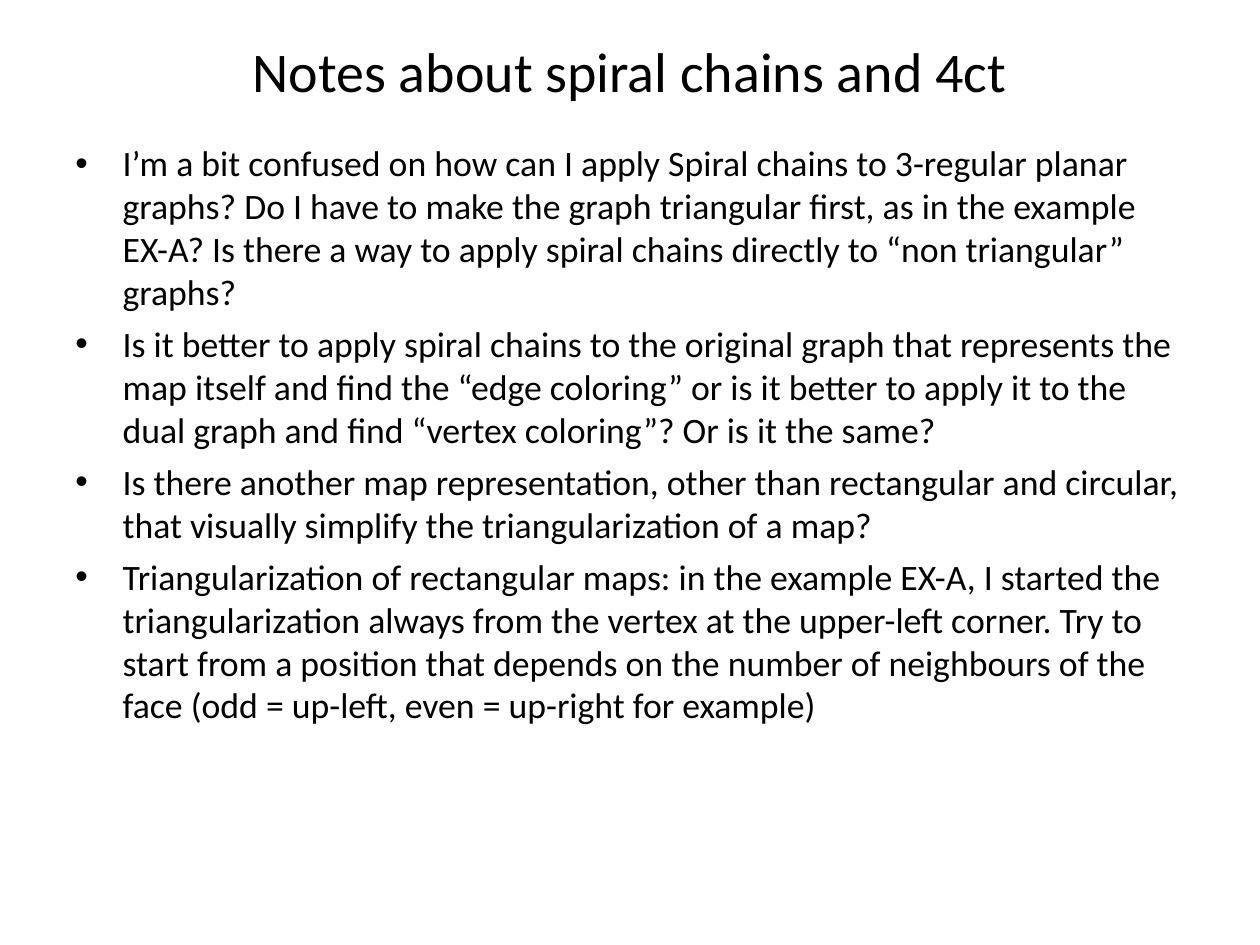
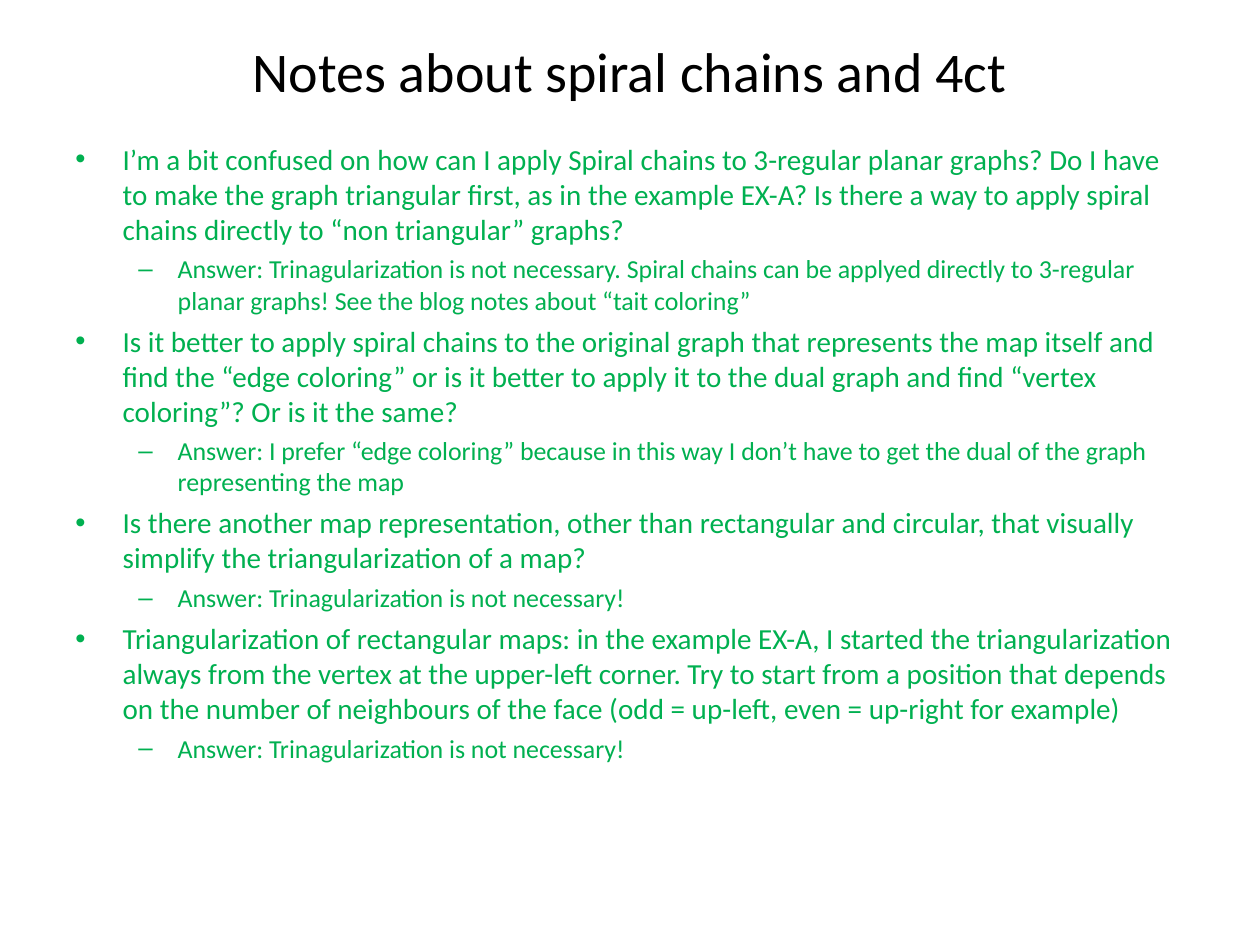
Before and after one commit to stefanutti/maps-coloring-java, a slide deck: slide 22 of ct/ct-docs/cahit-spiral-chains/spiral-chains.ppt (slide 5 before the commit). Drawn at 1260x945 pixels with LibreOffice and Linux fonts; fonts in the diff are those of the drawing. Boxes give left, top, right and bottom in pixels: in the first picture for what was removed or moved away, otherwise in the second. Text is boxed around its words. In the diff, an @@ line names an element or a change of style, - is before the commit and + after.

Commit message:
Some updates about Cahit spiral chains.

```diff
--- a/ct/ct-docs/cahit-spiral-chains/spiral-chains.ppt
+++ b/ct/ct-docs/cahit-spiral-chains/spiral-chains.ppt
@@ text at bbox=[123, 149, 1171, 724]: size 20.4 to 16.6 pt, text colour #000000 to #00B050 in "I’m a bit confused on how can ...", "Is it better to apply spiral chains ...", "Is there another map representation, other than ...", "Triangularization of rectangular maps: in the example ..."; less space between paragraphs; bullet colour #000000 to #00B050 @@
@@ text at bbox=[178, 260, 1135, 315]: paragraph added @@
+  – Answer: Trinagularization is not necessary. Spiral chains can be applyed directly to 3-regular planar graphs! See the blog notes about “tait coloring”
@@ text at bbox=[178, 441, 1146, 496]: paragraph added @@
+  – Answer: I prefer “edge coloring” because in this way I don’t have to get the dual of the graph representing the map
@@ text at bbox=[178, 589, 625, 612]: paragraph added @@
+  – Answer: Trinagularization is not necessary!
@@ text at bbox=[178, 740, 625, 763]: paragraph added @@
+  – Answer: Trinagularization is not necessary!
```
Also in this commit, not shown: 7 other slides changed, 3 slides added, 1 slide removed, 10 other files.
